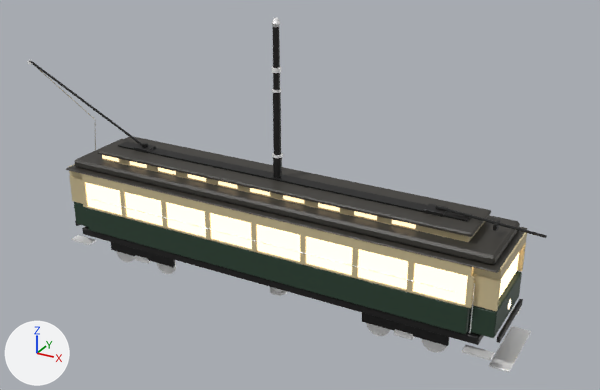
Before and after pictures for a commit that changed the Blender file art/blender/v2_street_trams.blend.
Camera for both pictures: a 50 mm camera at (10.31, -17.53, 11.83) aimed at (0.51, 0.3, 2.92). Arrows for +X, +Y and +Z are at lower left; the lights stay in place. The first picture is the older version.

In view in the first picture: 'tram_car__coachwork', 'tram_car__cream', 'tram_car__japan_black', 'tram_car__roof_canvas', 'tram_car__running_iron', 'tram_car__saloon_lit', 'tram_car__window', 'tram_span_pole__japan_black' and 3 more.
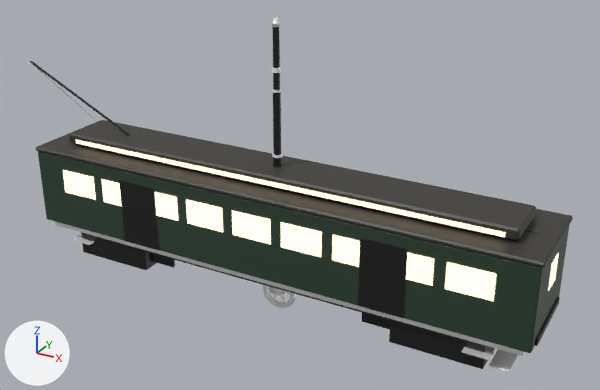
What the commit changed:
Mesh me_el_car__roof_canvas is new.
It has 48 vertices, 88 faces and spans x -7.35..7.35, y -1.38..1.38, z 3.3..3.77.
It uses material mat_roof_canvas (its picture is missing).
Mesh me_el_car__window is new.
It has 176 vertices, 264 faces and spans x -7.32..7.32, y -1.37..1.37, z 2.2..3.64.
It uses material mat_window (its picture is missing).
Mesh me_el_car__coachwork is new.
It has 24 vertices, 44 faces and spans x -7.3..7.3, y -1.35..1.35, z 1.1..3.3.
It uses material mat_coachwork (its picture is missing).
Mesh me_el_car__running_iron is new.
It is a box spanning x -7.1..7.1, y -1.2..1.2, z 0.9..1.1.
It uses material mat_running_iron (its picture is missing).
Mesh me_el_car__japan_black is new.
It has 96 vertices, 160 faces and spans x -7.36..7.36, y -1.37..1.37, z 0.15..2.98.
It uses material mat_japan_black (its picture is missing).
Mesh me_tram_wheel__cast_iron is new.
It has 196 vertices, 364 faces and spans x -0.424..0.424, y -0.083..0.083, z -0.424..0.424.
It uses material mat_cast_iron (its picture is missing).
Mesh me_tram_wheel__running_iron is new.
It has 224 vertices, 448 faces and spans x -0.533..0.533, y -0.068..0.068, z -0.533..0.533.
It uses material mat_running_iron (its picture is missing).
Object 'el_car__roof_canvas' (ob_el_car__roof_canvas) is new; it shows me_el_car__roof_canvas.
Its location is (0.0, 0.0, 0.0).
Object 'el_car__window' (ob_el_car__window) is new; it shows me_el_car__window.
Its location is (0.0, 0.0, 0.0).
Object 'el_car__coachwork' (ob_el_car__coachwork) is new; it shows me_el_car__coachwork.
Its location is (0.0, 0.0, 0.0).
Object 'el_car__running_iron' (ob_el_car__running_iron) is new; it shows me_el_car__running_iron.
Its location is (0.0, 0.0, 0.0).
Object 'el_car__japan_black' (ob_el_car__japan_black) is new; it shows me_el_car__japan_black.
Its location is (0.0, 0.0, 0.0).
Object 'tram_wheel__cast_iron' (ob_tram_wheel__cast_iron) is new; it shows me_tram_wheel__cast_iron.
Its location is (0.0, 0.0, 0.0).
Object 'tram_wheel__running_iron' (ob_tram_wheel__running_iron) is new; it shows me_tram_wheel__running_iron.
Its location is (0.0, 0.0, 0.0).

Boxes (x1, y1, x2, y2) around the edits, measured in the pictures (600 x 390 px):
'el_car__coachwork', added
    after: (38, 151, 570, 353)
'el_car__roof_canvas', added
    after: (35, 120, 573, 267)
'el_car__window', added
    after: (63, 139, 559, 302)
'el_car__japan_black', added
    after: (81, 181, 560, 369)
'el_car__running_iron', added (mostly hidden)
    after: (55, 222, 525, 356)
'tram_wheel__running_iron', added
    after: (262, 285, 296, 308)
'tram_wheel__cast_iron', added
    after: (265, 285, 291, 305)
'tram_car__roof_canvas', unchanged, covered by the edit
    before: (66, 137, 527, 273)
    after: (99, 150, 473, 233)
'tram_car__coachwork', unchanged, covered by the edit
    before: (74, 187, 522, 338)
'tram_car__window', unchanged, covered by the edit
    before: (86, 183, 519, 304)
'tram_car__cream', unchanged, covered by the edit
    before: (69, 159, 527, 311)
